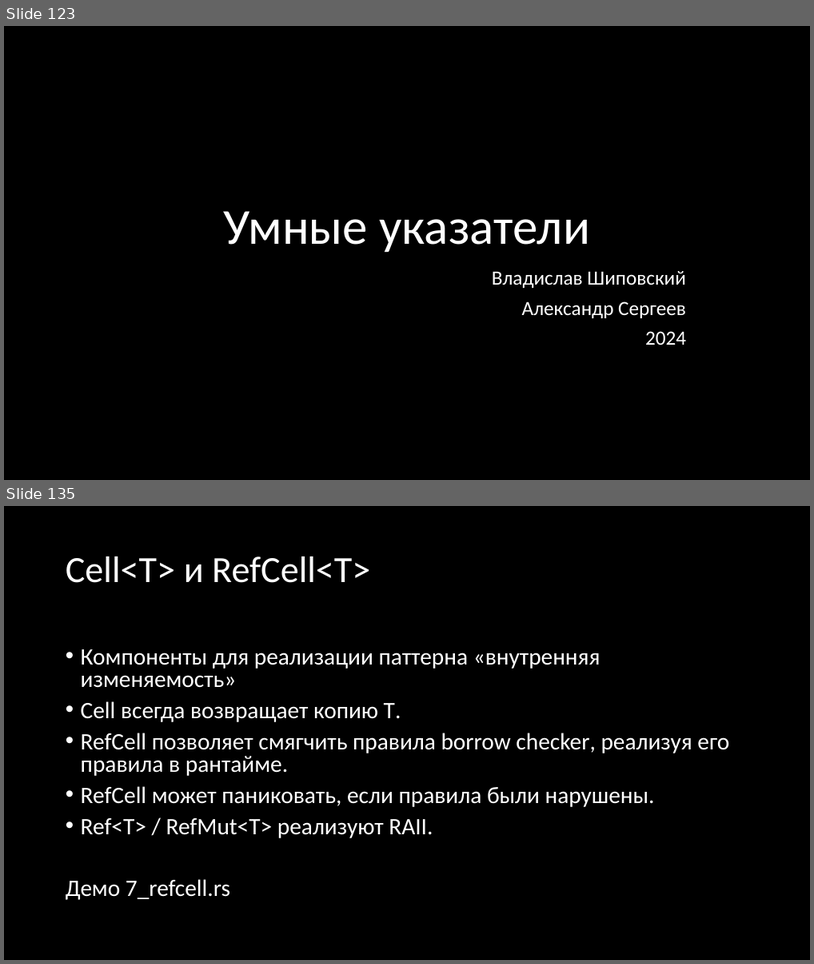
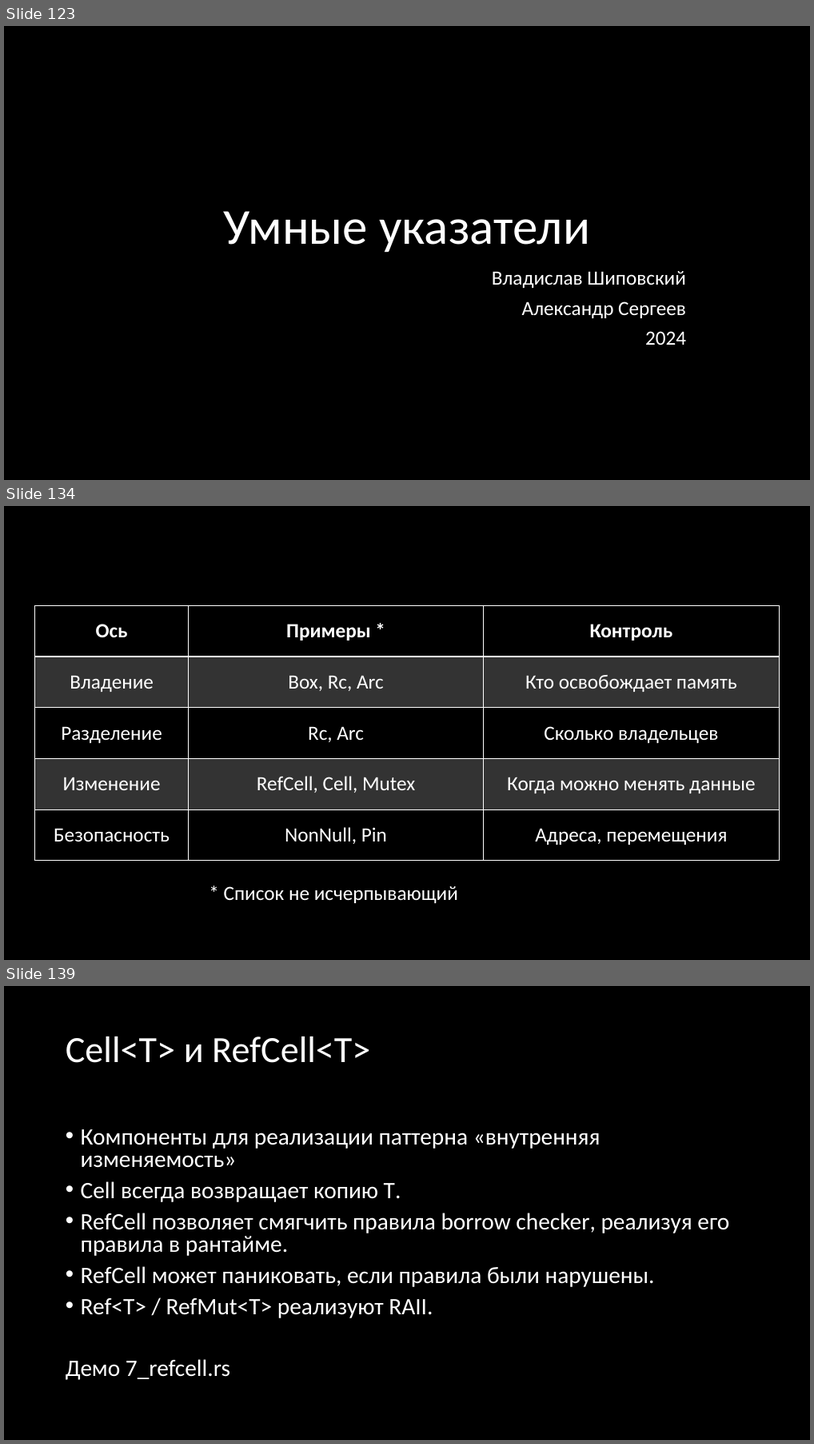
Before and after one commit to Gordon01/learn-rust, a slide deck: keynotes/Rust 2024.pptx. Shown one above the other, each under a label of ours: slides 123 and 135 before the commit, slides 123, 134 and 139 after it; the slides between them are not shown. The pictures are 814x964 and 814x1444 pixels, drawn with LibreOffice and Linux fonts; fonts in the diff are those of the drawing. Boxes give left, top, right and bottom in pixels: in the first picture for what was removed or moved away, otherwise in the second. Text is boxed around its words. In the diff, an @@ line names an element or a change of style, - is before the commit and + after.

```diff
--- a/keynotes/Rust 2024.pptx
+++ b/keynotes/Rust 2024.pptx
@@ slide 134 added at (x1=4, y1=506, x2=810, y2=960), background #000000 @@
@@ table added at (x1=35, y1=605, x2=779, y2=860), 5 rows, 3 columns @@
+Ось | Примеры * | Контроль
+Владение | Box, Rc, Arc | Кто освобождает память
+Разделение | Rc, Arc | Сколько владельцев
+Изменение | RefCell, Cell, Mutex | Когда можно менять данные
+Безопасность | NonNull, Pin | Адреса, перемещения
@@ text added at (x1=224, y1=886, x2=458, y2=903), 24 pt, text #FFFFFF @@
+* Список не исчерпывающий
@@ what was slide 135 is now slide 139 @@
```
Also in this commit, not shown: 4 slides changed, 16 other slides added, 2 slides removed, 1 other file.
